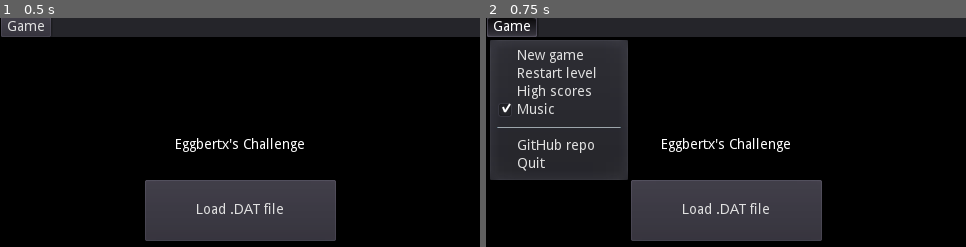
Above: before the commit, frames 1-2 (left to right).
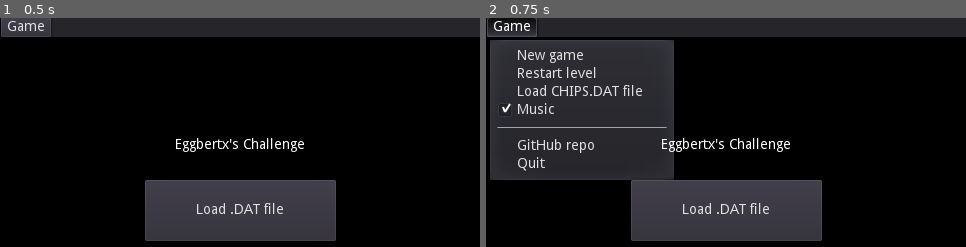
Above: after the commit, the same moments.

Repository: Eggbertx/Eggbertxs-Challenge
Game: Godot game, scene res://src/Main.tscn
Same seed, same stepped clock (60 frames per second), same inputs: the game is played once before the commit and once after it.
Inputs:
- Up to frame 1 (0.5 s): no input
- Up to frame 2 (0.75 s): click "Game" at 0.5 s

Frame 1 is identical in both runs. In frame 2, 6.3% of the frame differs, in the area x 6-40%, y 9-71%.

Commit message:
Toggle LoaderScreen visibility when a file dialog is opened or closed

Diff:
--- a/src/Main.gd
+++ b/src/Main.gd
@@ -54,7 +54,6 @@
 	register_commands()
 	load_file("CHIPS.DAT")
 
-
 # Called every frame. 'delta' is the elapsed time since the previous frame.
 #func _process(delta):
 #	pass
@@ -62,3 +61,9 @@
 
 func _on_LoaderScreen_file_selected(path: String) -> void:
 	load_file(path)
+
+func _on_UI_file_dialog_opened():
+	$LoaderScreen.set_visibility(false)
+
+func _on_UI_file_dialog_visible_changed(visibility: bool):
+	$LoaderScreen.set_visibility(!visibility)
--- a/src/Main.tscn
+++ b/src/Main.tscn
@@ -12,3 +12,4 @@
 [node name="UI" parent="." instance=ExtResource( 3 )]
 
 [connection signal="file_selected" from="LoaderScreen" to="." method="_on_LoaderScreen_file_selected"]
+[connection signal="file_dialog_visible_changed" from="UI" to="." method="_on_UI_file_dialog_visible_changed"]
--- a/src/hud/LoaderScreen.gd
+++ b/src/hud/LoaderScreen.gd
@@ -6,6 +6,9 @@
 
 func _ready() -> void:
 	pass
+
+func set_visibility(vis: bool):
+	$VBoxContainer.visible = vis
 
 # Called every frame. 'delta' is the elapsed time since the previous frame.
 #func _process(delta: float) -> void:
--- a/src/hud/UI.gd
+++ b/src/hud/UI.gd
@@ -1,9 +1,12 @@
 extends Control
+
+signal file_dialog_visible_changed
 
 onready var game_menu = $Panel/HBoxContainer/MenuButton.get_popup()
 
-enum {ITEM_NEWGAME, ITEM_RESTARTLVL, ITEM_HIGHSCORES, ITEM_MUSIC, SEPARATOR, ITEM_REPO, ITEM_QUIT}
+enum {ITEM_NEWGAME, ITEM_RESTARTLVL, ITEM_DATFILE, ITEM_MUSIC, SEPARATOR, ITEM_REPO, ITEM_QUIT}
 const REPO_URL = "https://github.com/Eggbertx/Eggbertxs-Challenge"
+
 
 func _ready() -> void:
 	game_menu.connect("id_pressed", self, "handle_menu")
@@ -19,8 +22,12 @@
 			Console.write_line("Starting a new game")
 		ITEM_RESTARTLVL:
 			Console.write_line("Restarting level")
-		ITEM_HIGHSCORES:
-			Console.write_line("Showing high scores")
+		ITEM_DATFILE:
+			if $FileDialog.visible:
+				return
+			$FileDialog.mode = FileDialog.MODE_OPEN_FILE
+			$FileDialog.access = FileDialog.ACCESS_FILESYSTEM
+			$FileDialog.popup()
 		ITEM_MUSIC:
 			if checked:
 				Console.write_line("Playing music")
@@ -31,3 +38,13 @@
 		ITEM_QUIT:
 			Console.write_line("Goodbye")
 			get_tree().quit(0)
+
+
+func _on_FileDialog_file_selected(path):
+	Console.write_line("Loading %s" % path)
+
+func _on_FileDialog_about_to_show():
+	emit_signal("file_dialog_visible_changed", true)
+
+func _on_FileDialog_popup_hide():
+	emit_signal("file_dialog_visible_changed", false)
--- a/src/hud/UI.tscn
+++ b/src/hud/UI.tscn
@@ -10,6 +10,20 @@
 margin_right = 0.667419
 margin_bottom = -0.667419
 script = ExtResource( 1 )
+__meta__ = {
+"_edit_use_anchors_": false
+}
+
+[node name="FileDialog" type="FileDialog" parent="."]
+anchor_left = 0.5
+anchor_top = 0.5
+anchor_right = 0.5
+anchor_bottom = 0.5
+margin_left = -216.5
+margin_top = -121.5
+margin_right = 216.5
+margin_bottom = 121.5
+rect_min_size = Vector2( 150, 52.5 )
 __meta__ = {
 "_edit_use_anchors_": false
 }
@@ -34,4 +48,8 @@
 size_flags_vertical = 3
 text = "Game"
 flat = false
-items = [ "New game", null, 0, false, false, 0, 0, null, "", false, "Restart level", null, 0, false, false, 1, 0, null, "", false, "High scores", null, 0, false, false, 2, 0, null, "" …(227 unchanged characters)…
+items = [ "New game", null, 0, false, false, 0, 0, null, "", false, "Restart level", null, 0, false, false, 1, 0, null, "", false, "Load CHIPS.DAT file", null, 0, false, false, 2, 0, null, "" …(227 unchanged characters)…
+
+[connection signal="about_to_show" from="FileDialog" to="." method="_on_FileDialog_about_to_show"]
+[connection signal="file_selected" from="FileDialog" to="." method="_on_FileDialog_file_selected"]
+[connection signal="popup_hide" from="FileDialog" to="." method="_on_FileDialog_popup_hide"]
